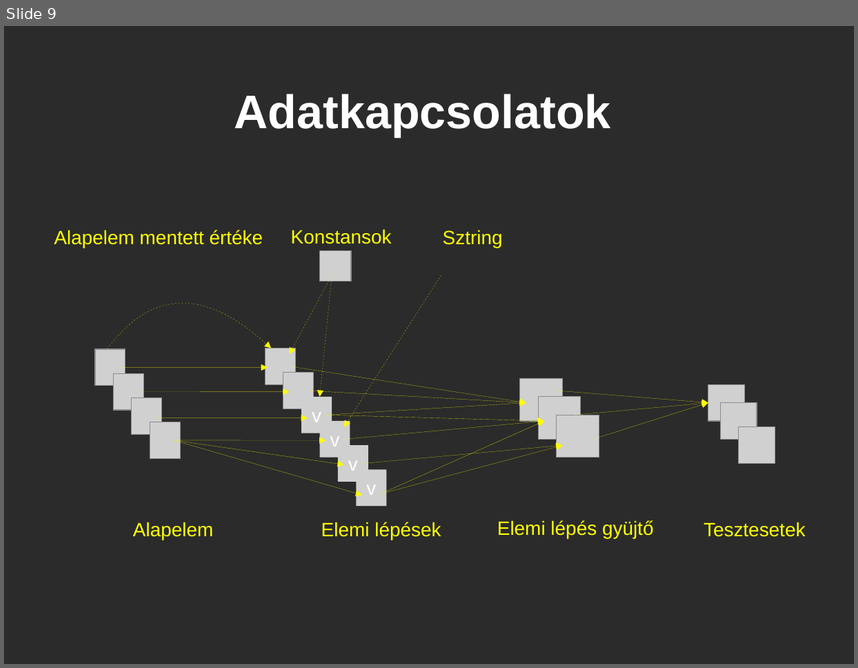
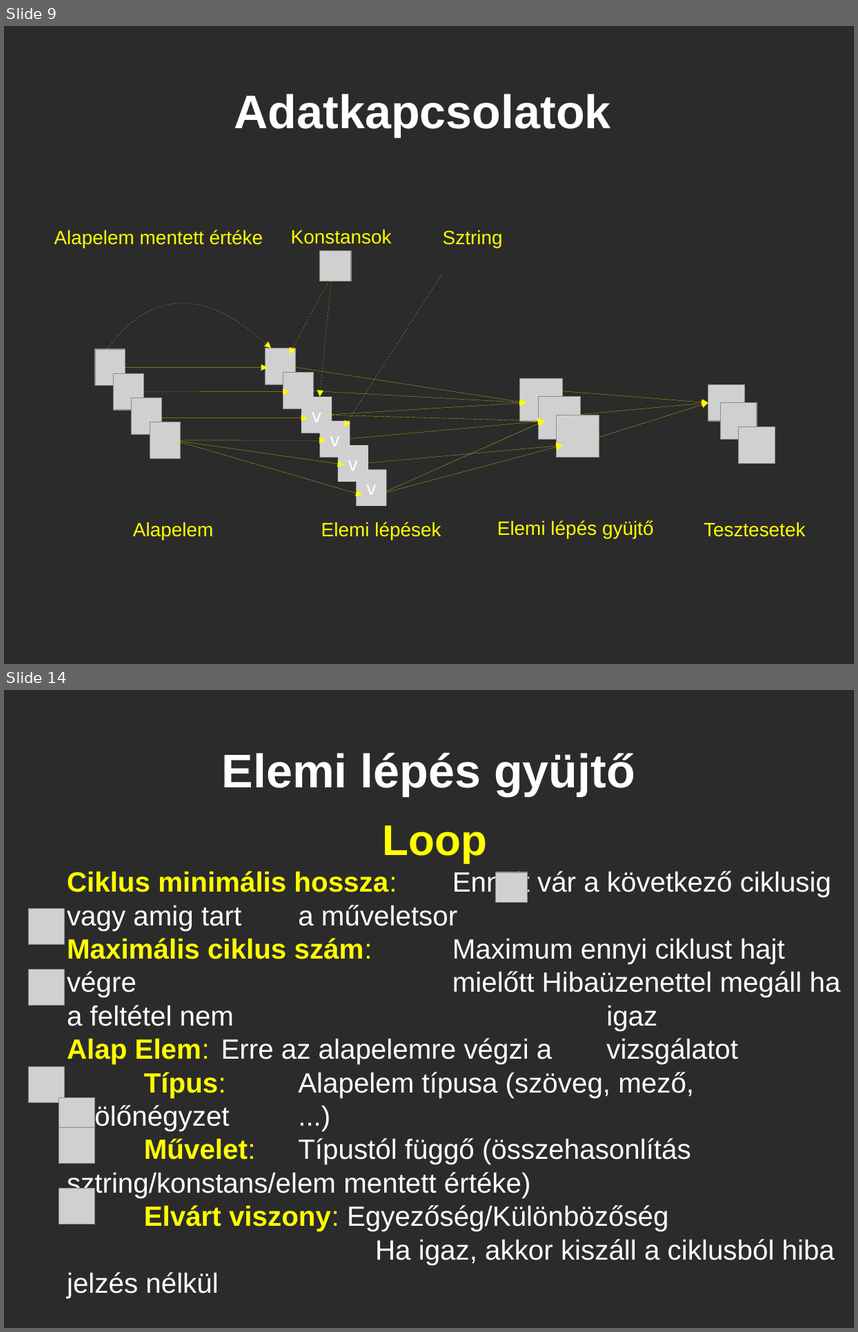
Before and after one commit to dallaszkorben/akoel-java-grawet, a slide deck: Grawit.odp. Shown one above the other, each under a label of ours: slide 9 before the commit, slides 9 and 14 after it; the slides between them are not shown. The pictures are 858x668 and 858x1332 pixels, drawn with LibreOffice and Linux fonts; fonts in the diff are those of the drawing; grey boxes stand for pictures; background and template pictures are left out; a plain dark background stands for a picture behind light text. Boxes give left, top, right and bottom in pixels: in the first picture for what was removed or moved away, otherwise in the second. Text is boxed around its words. In the diff, an @@ line names an element or a change of style, - is before the commit and + after.

Commit message:
powerpoint

```diff
--- a/Grawit.odp
+++ b/Grawit.odp
@@ slide 14 added at bbox=[4, 690, 854, 1328], background picture (left out) @@
@@ title added at bbox=[222, 753, 635, 796], 44 pt, text #FFFFFF, bold @@
+Elemi lépés gyüjtő
@@ subtitle added at bbox=[67, 825, 841, 1298], 26 pt, text #FFFFFF @@
+Loop
+Ciklus minimális hossza: Ennyit vár a következő ciklusig vagy amig tart a műveletsor
+Maximális ciklus szám: Maximum ennyi ciklust hajt végre mielőtt Hibaüzenettel megáll ha a feltétel nem igaz
+Alap Elem: Erre az alapelemre végzi a vizsgálatot
+Típus: Alapelem típusa (szöveg, mező, jelölőnégyzet ...)
+Művelet: Típustól függő (összehasonlítás sztring/konstans/elem mentett értéke)
+Elvárt viszony: Egyezőség/Különbözőség
+Ha igaz, akkor kiszáll a ciklusból hiba jelzés nélkül
@@ picture added at bbox=[496, 872, 528, 902] @@
@@ picture added at bbox=[28, 908, 64, 945] @@
@@ picture added at bbox=[28, 969, 64, 1005] @@
@@ picture added at bbox=[28, 1067, 64, 1103] @@
@@ picture added at bbox=[59, 1097, 95, 1134] @@
@@ picture added at bbox=[59, 1127, 95, 1163] @@
@@ picture added at bbox=[59, 1188, 95, 1225] @@
```
Also in this commit, not shown: 1 slide changed, 3 other slides added, 1 slide removed.
